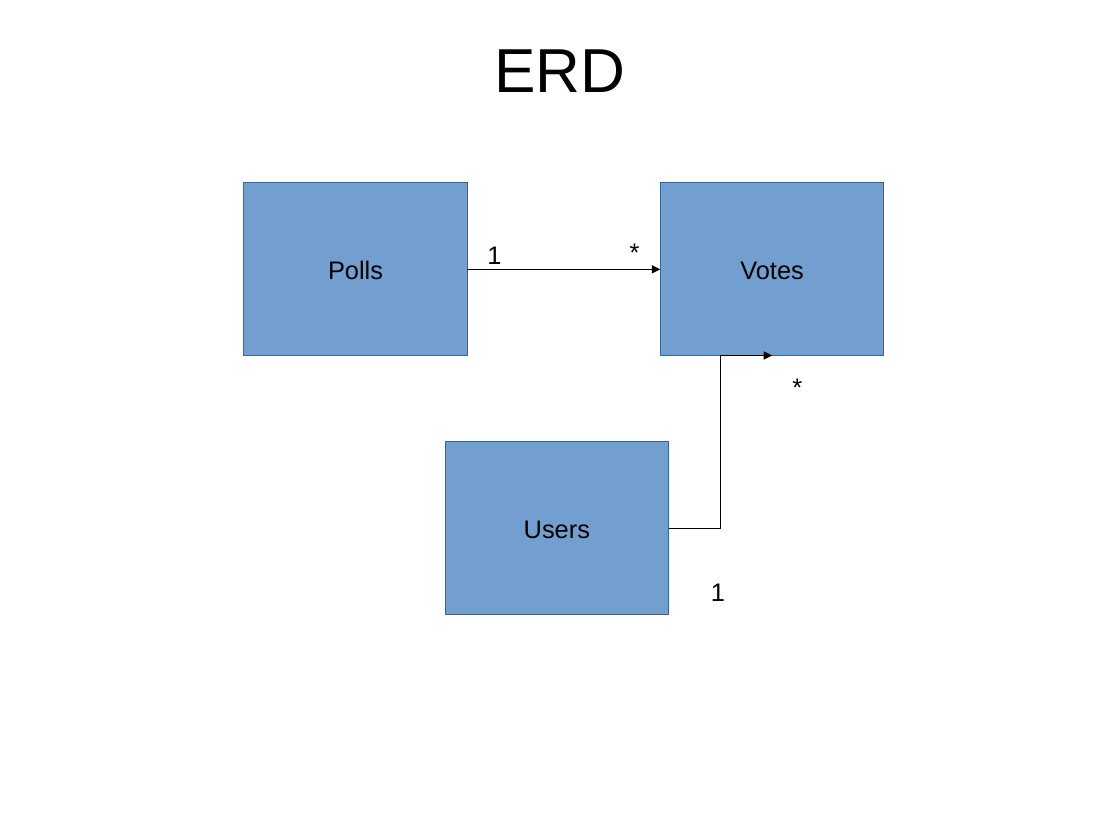
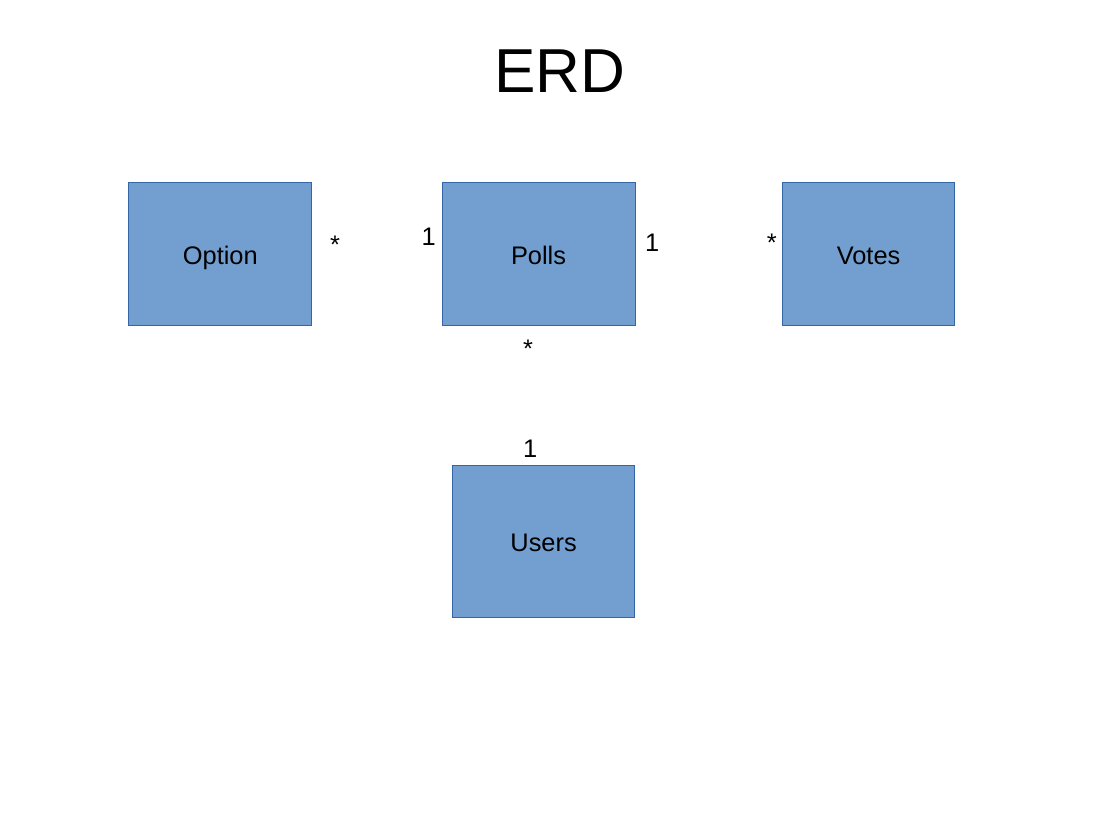
Before and after one commit to ajordon/poll_it_, a slide deck: slide 6 of _Docs/Poll_it_wireframe.pptx. Drawn at 1120x840 pixels with LibreOffice and Linux fonts; fonts in the diff are those of the drawing. Boxes give left, top, right and bottom in pixels: in the first picture for what was removed or moved away, otherwise in the second. Text is boxed around its words. In the diff, an @@ line names an element or a change of style, - is before the commit and + after.

```diff
--- a/_Docs/Poll_it_wireframe.pptx
+++ b/_Docs/Poll_it_wireframe.pptx
@@ rectangle added at [129, 183, 312, 325], fill #729FCF, outline #3465A4 0.75 pt, 18 pt, text #000000 @@
+Option
@@ rectangle "Polls": place and size @@
-rectangle "Polls" at [244, 183, 468, 356]
+rectangle "Polls" at [442, 183, 635, 325]
@@ rectangle "Votes": place and size @@
-rectangle "Votes" at [661, 183, 884, 356]
+rectangle "Votes" at [783, 183, 955, 325]
@@ text added at [320, 224, 351, 262], 18 pt, text #000000 @@
+*
@@ text "1": place and size @@
-text "1" at [487, 246, 501, 264]
+text "1" at [422, 227, 436, 245]
@@ text "1": place and size @@
-text "1" at [711, 583, 725, 601]
+text "1" at [645, 233, 659, 251]
@@ text "*": place and size @@
-text "*" at [783, 366, 813, 405]
+text "*" at [757, 221, 788, 259]
@@ elbow arrow removed from (468, 269) to (661, 269) @@
@@ text "*": place and size @@
-text "*" at [620, 231, 650, 269]
+text "*" at [513, 327, 544, 366]
@@ elbow arrow removed from (669, 528) to (772, 356) @@
@@ text added at [523, 439, 537, 457], 18 pt, text #000000 @@
+1
@@ rectangle "Users": place and size @@
-rectangle "Users" at [445, 442, 669, 615]
+rectangle "Users" at [452, 465, 635, 618]
```
Also in this commit, not shown: 1 slide removed, 14 other files.
